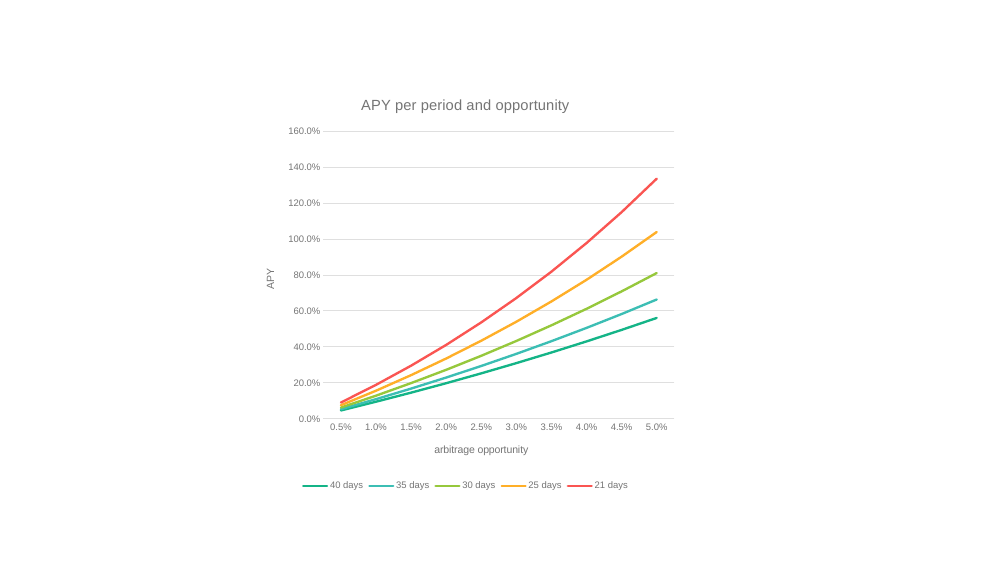
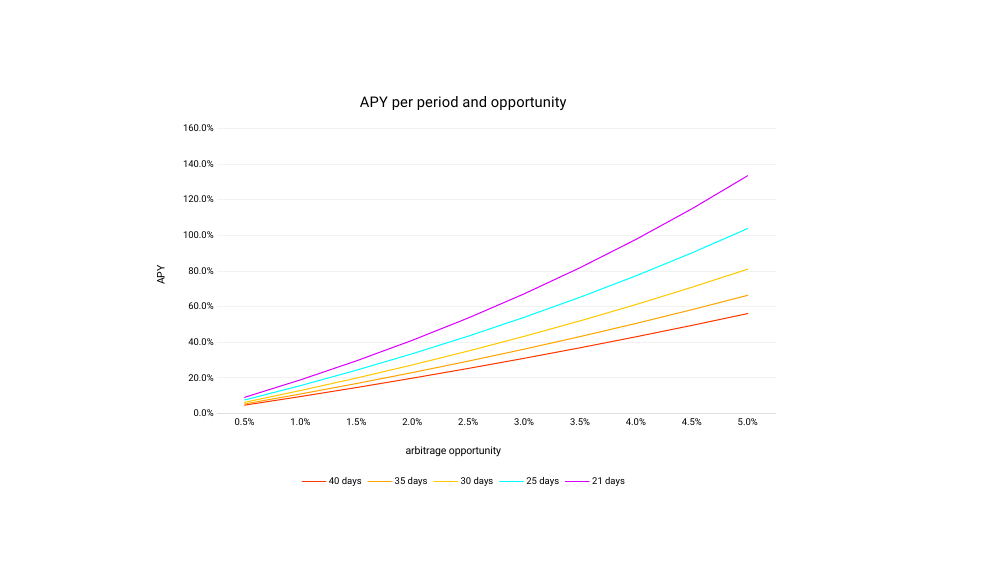
Before and after one commit to erisprotocol/docs, a slide deck: slide 22 of _assets/eris.pptx (slide 18 before the commit). Drawn at 1008x567 pixels with LibreOffice and Linux fonts; fonts in the diff are those of the drawing. Boxes give left, top, right and bottom in pixels: in the first picture for what was removed or moved away, otherwise in the second. Text is boxed around its words. In the diff, an @@ line names an element or a change of style, - is before the commit and + after.

```diff
--- a/_assets/eris.pptx
+++ b/_assets/eris.pptx
@@ line chart at [138, 77, 789, 491] @@
@@ colour of 40 days #14B487 to #FF3800 @@
@@ colour of 35 days #3CBEB4 to #FFA500 @@
@@ colour of 30 days #96C83C to #FFC900 @@
@@ colour of 25 days #FFAF28 to #00FFFF @@
@@ colour of 21 days #FA5552 to #DB00FF @@
@@ legend changed @@
@@ category axis changed @@
@@ value axis changed @@
@@ lettering changed @@
@@ line chart: place and size @@
-line chart at [248, 81, 683, 495]
+line chart at [138, 77, 789, 491]
```
Also in this commit, not shown: 3 other slides changed, 4 slides added, 6 slides removed, 23 other files.
